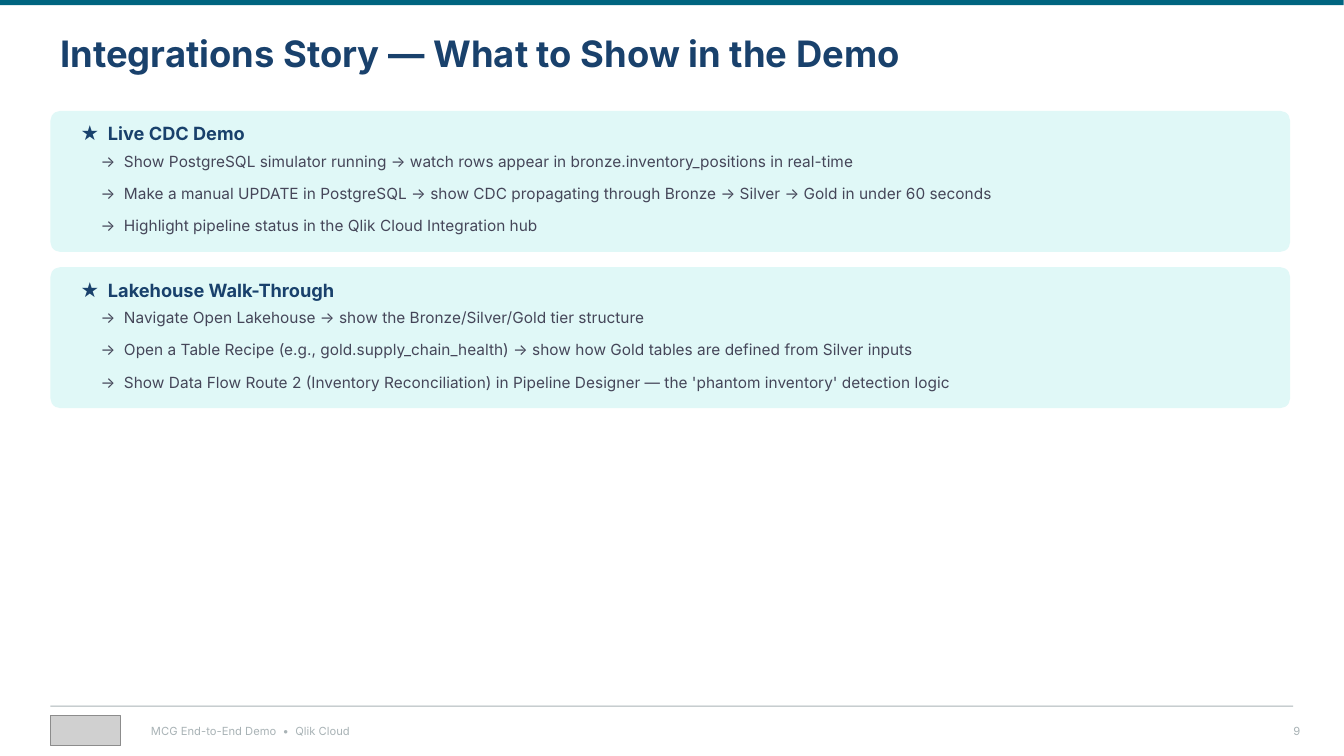
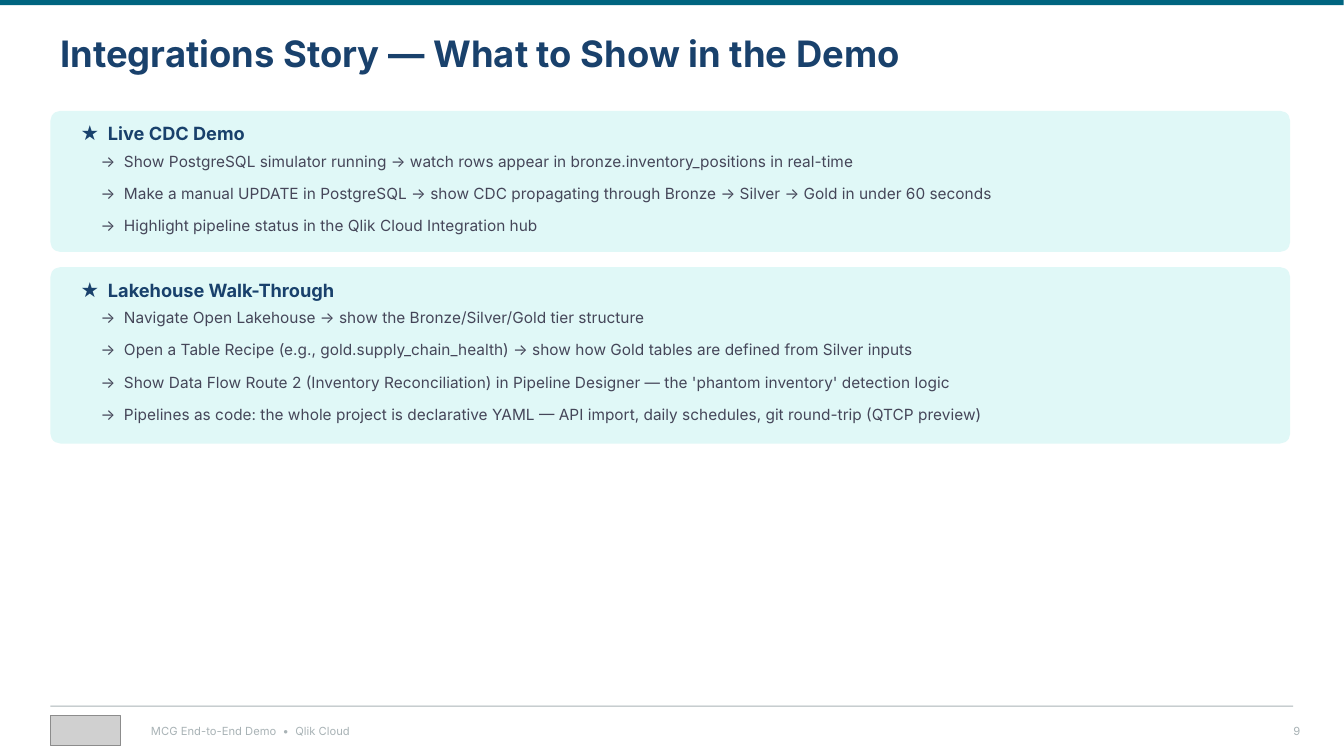
Before and after one commit to robertschoenfeldqlik/meridan_retail_group_qlik_demo_assets, a slide deck: slide 9 of MCG_Demo_Overview_Four_Stories.pptx. Drawn at 1344x756 pixels with LibreOffice and Linux fonts; fonts in the diff are those of the drawing; grey boxes stand for pictures. Boxes give left, top, right and bottom in pixels: in the first picture for what was removed or moved away, otherwise in the second. Text is boxed around its words. In the diff, an @@ line names an element or a change of style, - is before the commit and + after.

```diff
--- a/MCG_Demo_Overview_Four_Stories.pptx
+++ b/MCG_Demo_Overview_Four_Stories.pptx
@@ rounded rectangle: place and size @@
-rounded rectangle at (50,267,1291,408)
+rounded rectangle at (50,267,1291,444)
@@ rounded rectangle at (50,267,1291,444): proportions changed @@
@@ text added at (124,407,981,424), 11 pt, text #454659 @@
+→ Pipelines as code: the whole project is declarative YAML — API import, daily schedules, git round-trip (QTCP preview)
```
Also in this commit, not shown: 8 other files.
